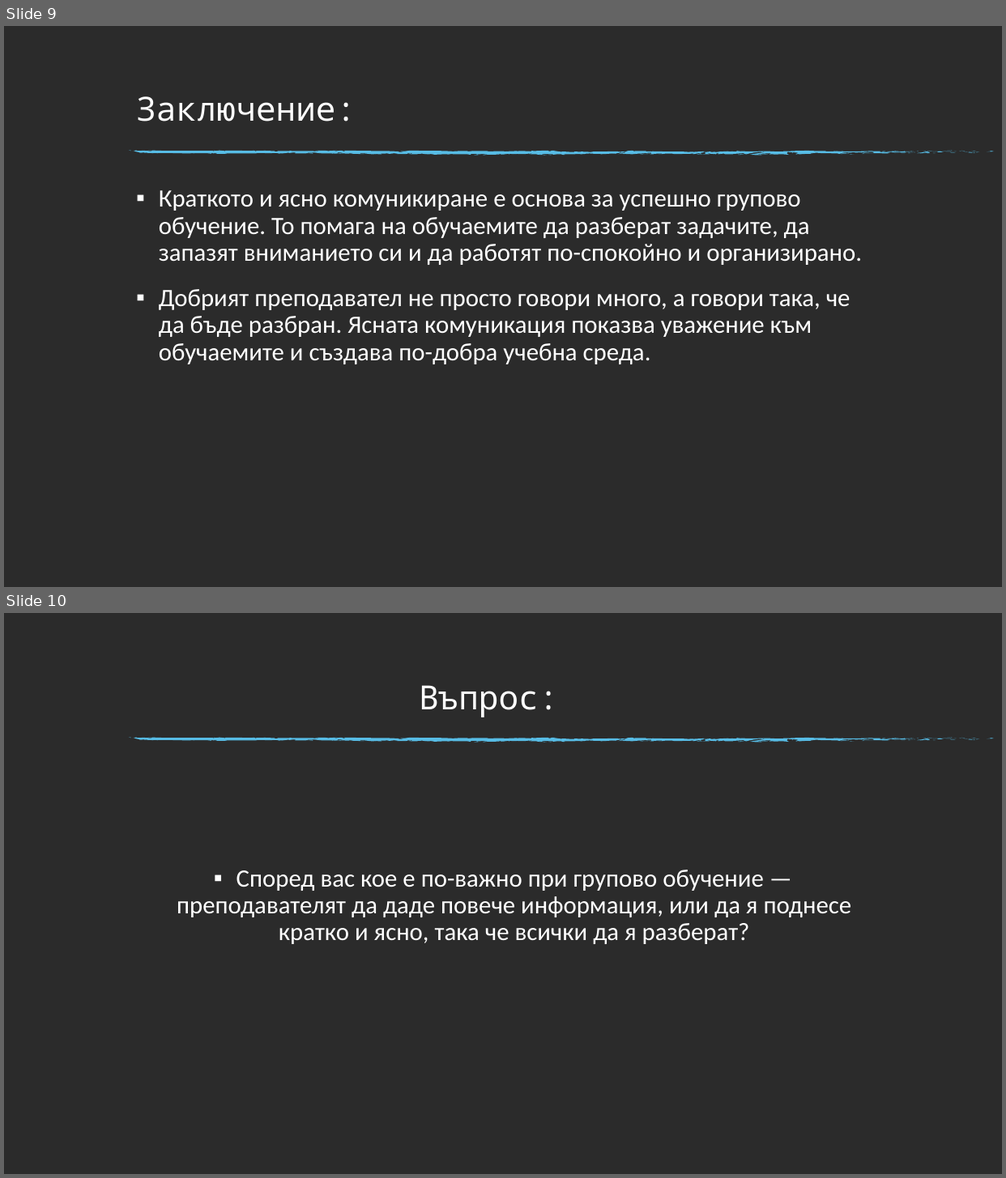
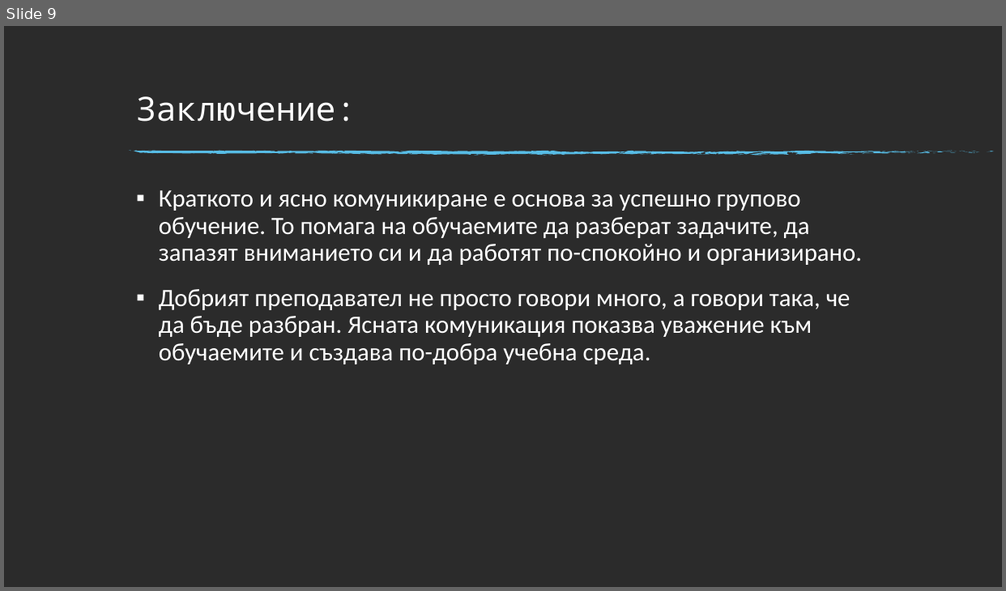
Before and after one commit to Mufonstars79/library753, a slide deck: files/pedagogika/Групово обучение на тема кратко и ясно комуникиране.odp. Shown one above the other, each under a label of ours: slides 9 and 10 before the commit, slide 9 after it. The pictures are 1006x1178 and 1006x591 pixels, drawn with LibreOffice and Linux fonts; fonts in the diff are those of the drawing; background and template pictures are left out; a plain dark background stands for a picture behind light text. Boxes give left, top, right and bottom in pixels: in the first picture for what was removed or moved away, otherwise in the second. Text is boxed around its words. In the diff, an @@ line names an element or a change of style, - is before the commit and + after.

Commit message:
Sync: Групово обучение на тема кратко и ясно комуникиране.odp

```diff
--- a/files/pedagogika/Групово обучение на тема кратко и ясно комуникиране.odp
+++ b/files/pedagogika/Групово обучение на тема кратко и ясно комуникиране.odp
@@ slide 10 removed at <box>4,613,1002,1174</box>, background picture (left out); not listed: 74 template elements that a slide beside it also shows @@
@@ title removed at <box>419,685,559,717</box> @@
-Въпрос:
@@ text removed at <box>177,870,852,944</box> @@
-▪ Според вас кое е по-важно при групово обучение — преподавателят да даде повече информация, или да я поднесе кратко и ясно, така че всички да я разберат?
```
Also in this commit, not shown: 1 slide changed.
